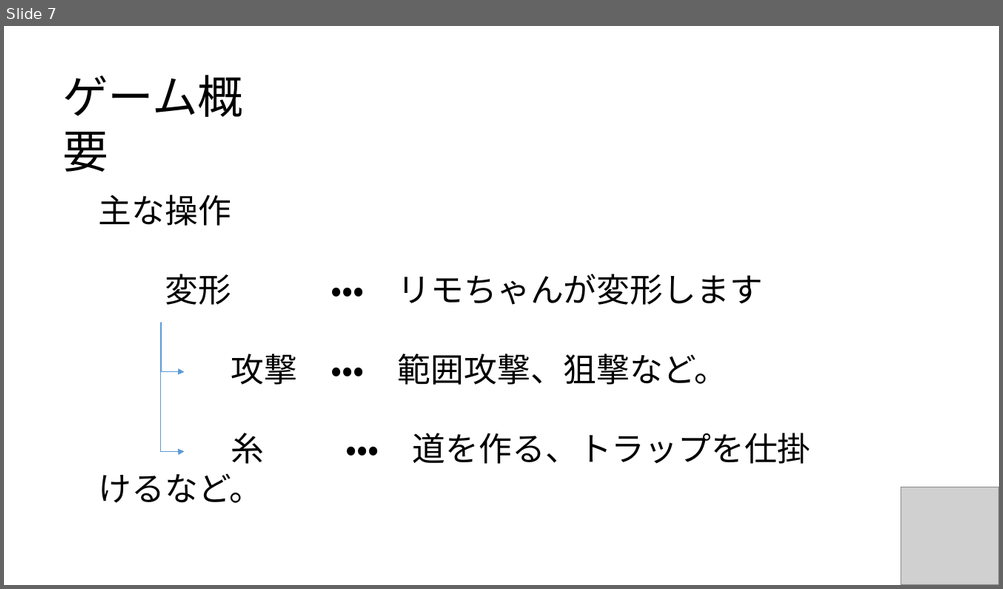
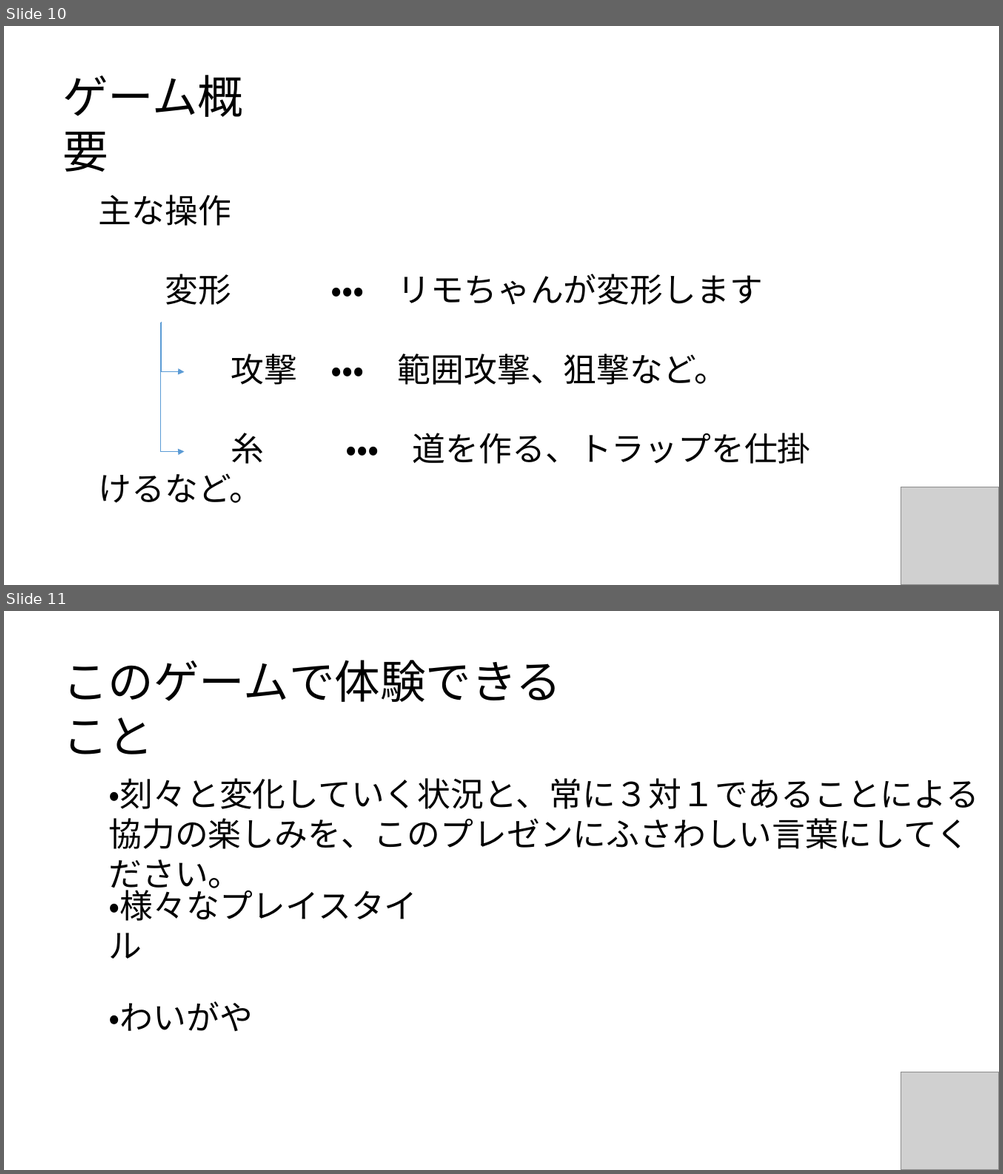
Before and after one commit to CaseStudyG18/master, a slide deck: G18_プレゼン用PWP.pptx. Shown one above the other, each under a label of ours: slide 7 before the commit, slides 10 and 11 after it. The pictures are 1003x589 and 1003x1174 pixels, drawn with LibreOffice and Linux fonts; fonts in the diff are those of the drawing; grey boxes stand for pictures. Boxes give left, top, right and bottom in pixels: in the first picture for what was removed or moved away, otherwise in the second. Text is boxed around its words. In the diff, an @@ line names an element or a change of style, - is before the commit and + after.

Commit message:
プレゼン用パワポ0612

```diff
--- a/G18_プレゼン用PWP.pptx
+++ b/G18_プレゼン用PWP.pptx
@@ slide 11 added at (x1=4, y1=611, x2=999, y2=1170), background #FFFFFF @@
@@ text added at (x1=62, y1=660, x2=562, y2=755), 44 pt, text #000000 @@
+このゲームで体験できること
@@ text added at (x1=108, y1=778, x2=979, y2=849), 32 pt, text #000000 @@
+・刻々と変化していく状況と、常に３対１であることによる
+協力の楽しみを、このプレゼンにふさわしい言葉にしてください。
@@ text added at (x1=108, y1=884, x2=417, y2=921), 32 pt, text #000000 @@
+・様々なプレイスタイル
@@ text added at (x1=108, y1=1002, x2=252, y2=1031), 32 pt, text #000000 @@
+・わいがや
@@ picture added at (x1=901, y1=1072, x2=999, y2=1170) @@
@@ what was slide 7 is now slide 10 @@
```
Also in this commit, not shown: 2 slides changed, 3 other slides added.
